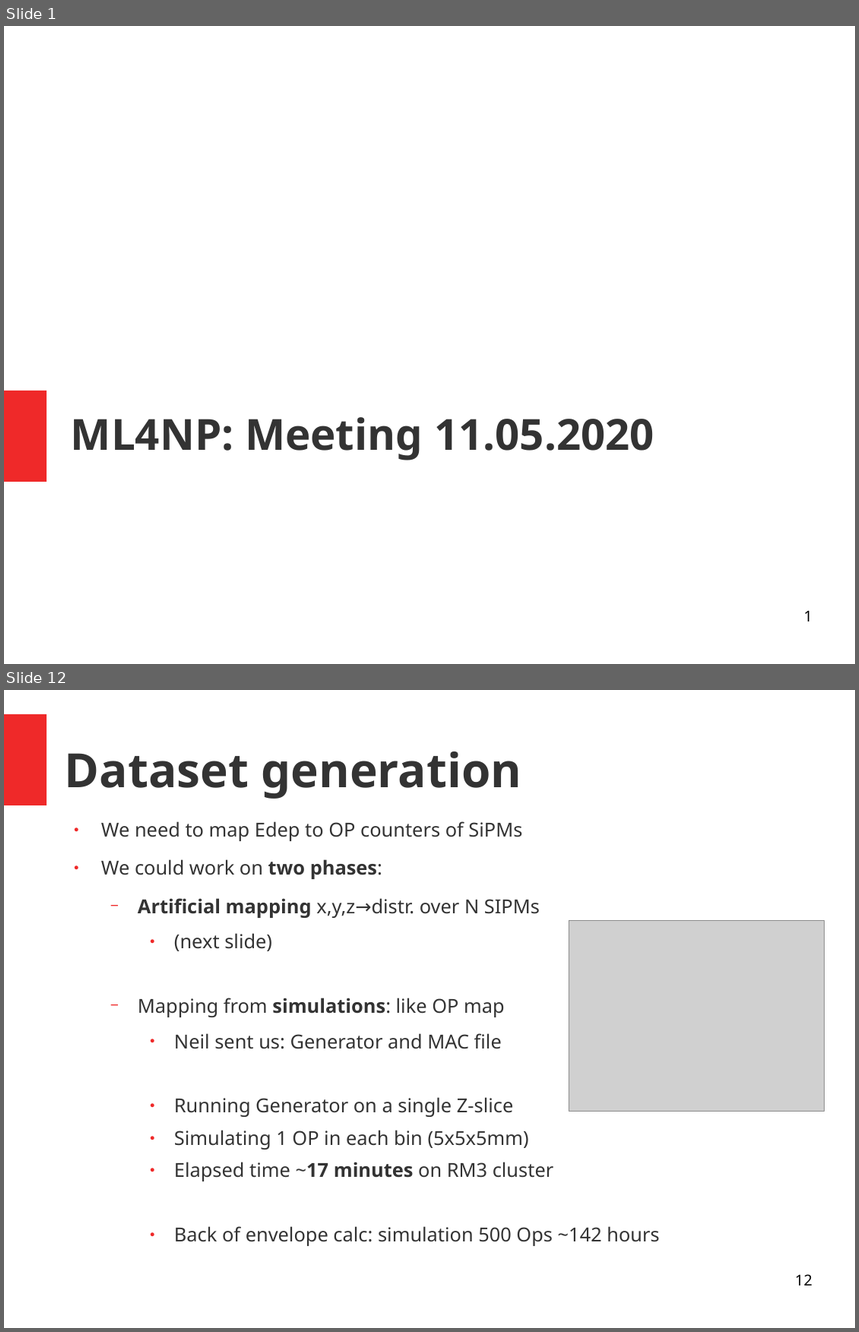
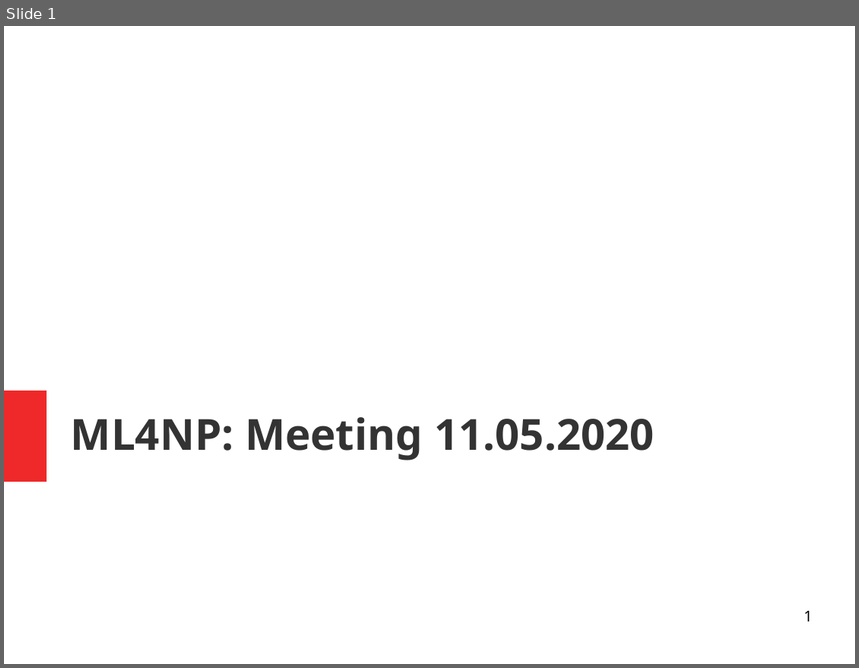
Before and after one commit to luigiberducci/ML4NP, a slide deck: Docs/meeting_ml4np_11mag2020.odp. Shown one above the other, each under a label of ours: slides 1 and 12 before the commit, slide 1 after it; the slides between them are not shown. The pictures are 859x1332 and 859x668 pixels, drawn with LibreOffice and Linux fonts; fonts in the diff are those of the drawing; grey boxes stand for pictures. Boxes give left, top, right and bottom in pixels: in the first picture for what was removed or moved away, otherwise in the second. Text is boxed around its words. In the diff, an @@ line names an element or a change of style, - is before the commit and + after.

Commit message:
complete presentation for next meeting

```diff
--- a/Docs/meeting_ml4np_11mag2020.odp
+++ b/Docs/meeting_ml4np_11mag2020.odp
@@ slide 12 removed at bbox=[4, 690, 855, 1328], background #FFFFFF @@
@@ rectangle removed at bbox=[4, 714, 47, 805] @@
@@ title removed at bbox=[65, 752, 522, 799] @@
-Dataset generation
@@ text removed at bbox=[101, 821, 659, 1246] @@
-● We need to map Edep to OP counters of SiPMs
-● We could work on two phases:
-  − Artificial mapping x,y,z→distr. over N SIPMs
-    ● (next slide)
-  − Mapping from simulations: like OP map
-    ● Neil sent us: Generator and MAC file
-    ● Running Generator on a single Z-slice
-    ● Simulating 1 OP in each bin (5x5x5mm)
-    ● Elapsed time ~17 minutes on RM3 cluster
-    ● Back of envelope calc: simulation 500 Ops ~142 hours
@@ picture removed at bbox=[569, 921, 825, 1111] @@
@@ page number removed at bbox=[795, 1274, 813, 1286] @@
-12
```
Also in this commit, not shown: 5 slides changed, 3 slides added, 7 other slides removed.
